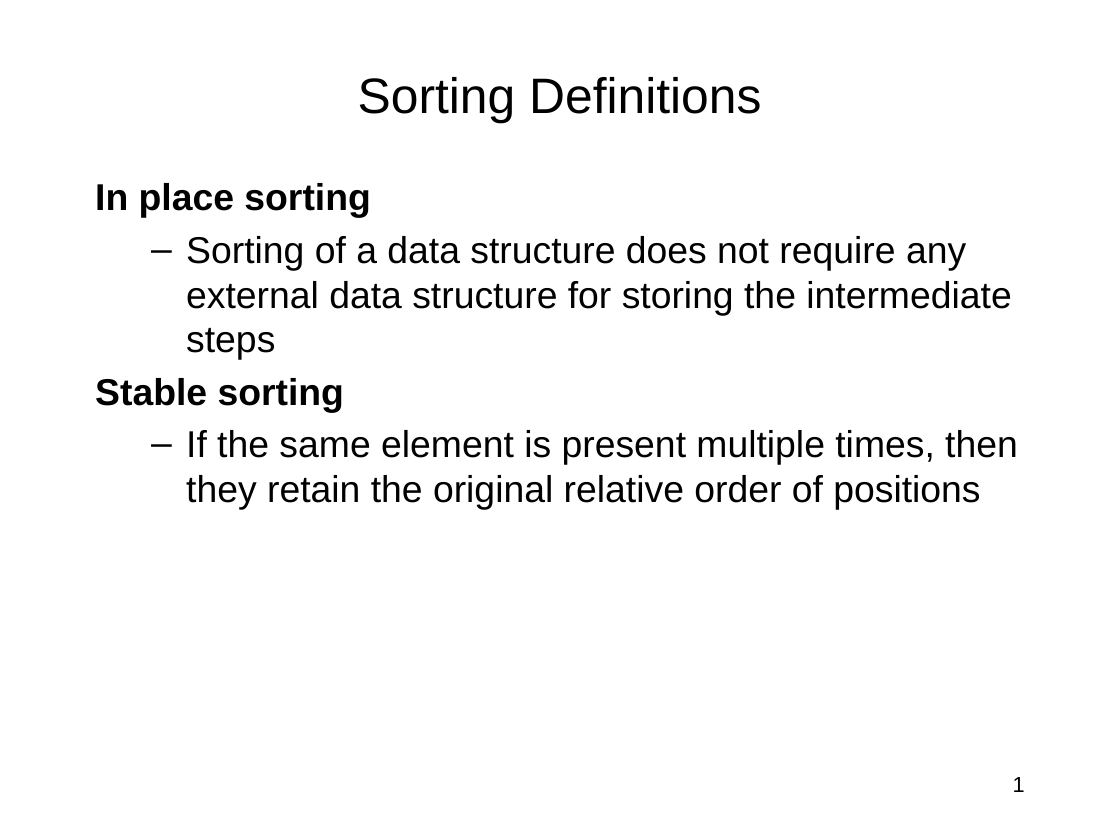
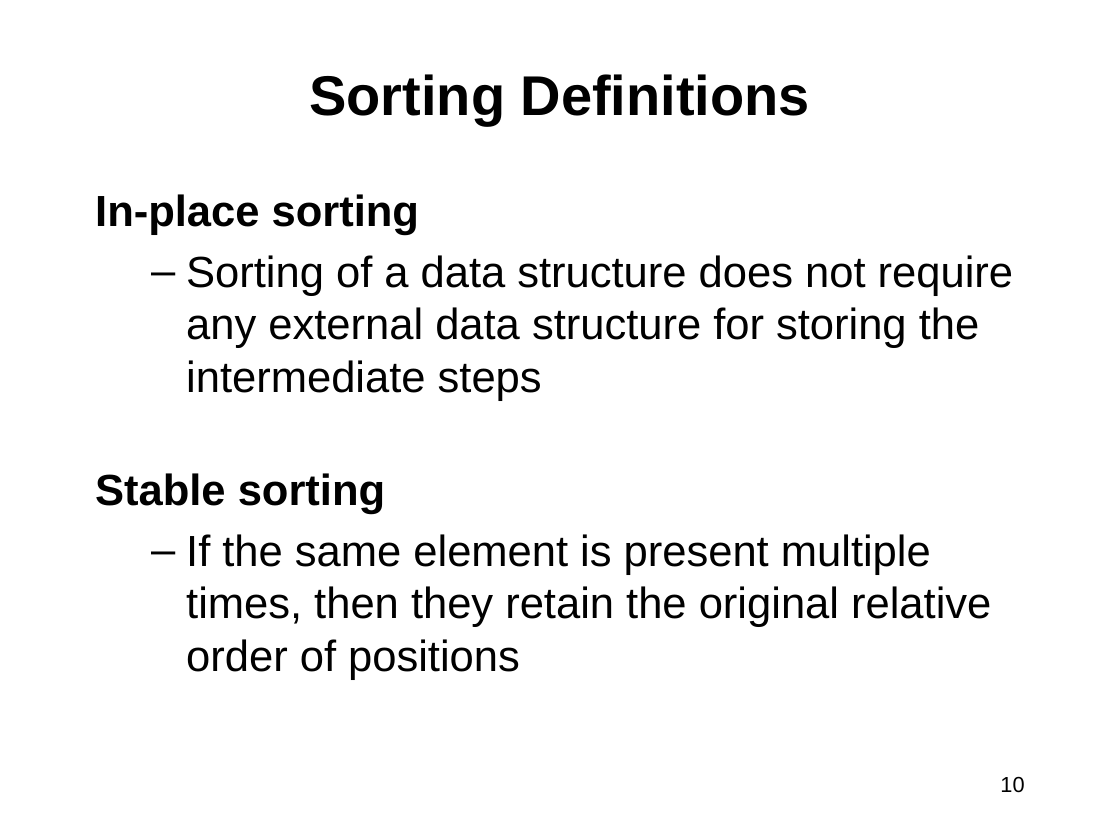
Before and after one commit to Cy-FairCS/cs3, a slide deck: slide 10 of u08c_heaps/notes/_b.heapSort.pptx (slide 1 before the commit). Drawn at 1120x840 pixels with LibreOffice and Linux fonts; fonts in the diff are those of the drawing. Boxes give left, top, right and bottom in pixels: in the first picture for what was removed or moved away, otherwise in the second. Text is boxed around its words. In the diff, an @@ line names an element or a change of style, - is before the commit and + after.

```diff
--- a/u08c_heaps/notes/_b.heapSort.pptx
+++ b/u08c_heaps/notes/_b.heapSort.pptx
@@ title "Sorting Definitions" at bbox=[310, 74, 810, 125]: size 32 to 36 pt, bold on @@
@@ text "In-place sorting": place and size @@
-text "In-place sorting" at bbox=[95, 183, 1018, 509]
+text "In-place sorting" at bbox=[95, 194, 1013, 680]
@@ text at bbox=[95, 194, 419, 235]: text changed; size 24 to 28 pt @@
-In place sorting
+In-place sorting
@@ text at bbox=[95, 255, 1013, 680]: size 24 to 28 pt @@
@@ page number at bbox=[1000, 776, 1024, 793]: text changed @@
-1
+10
```
Also in this commit, not shown: 1 other slide changed, 11 slides added, 25 slides removed, 2 other files.
